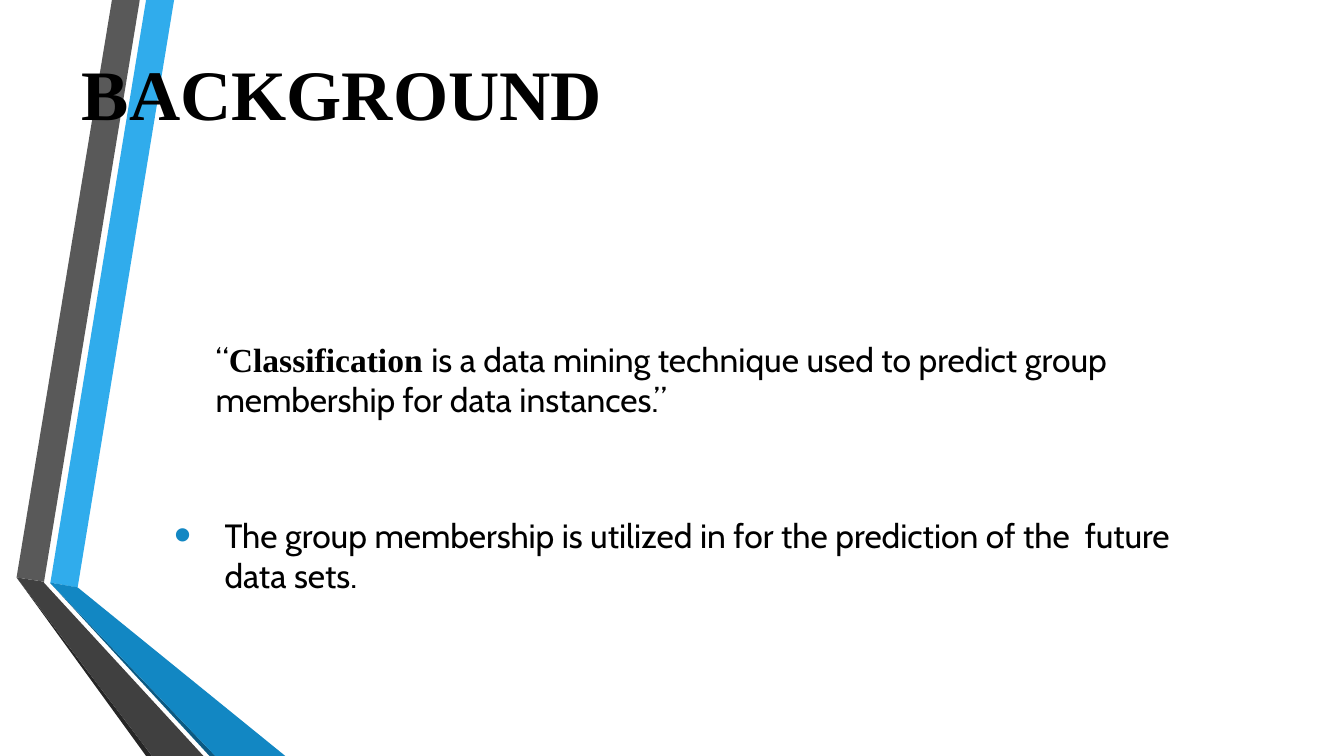
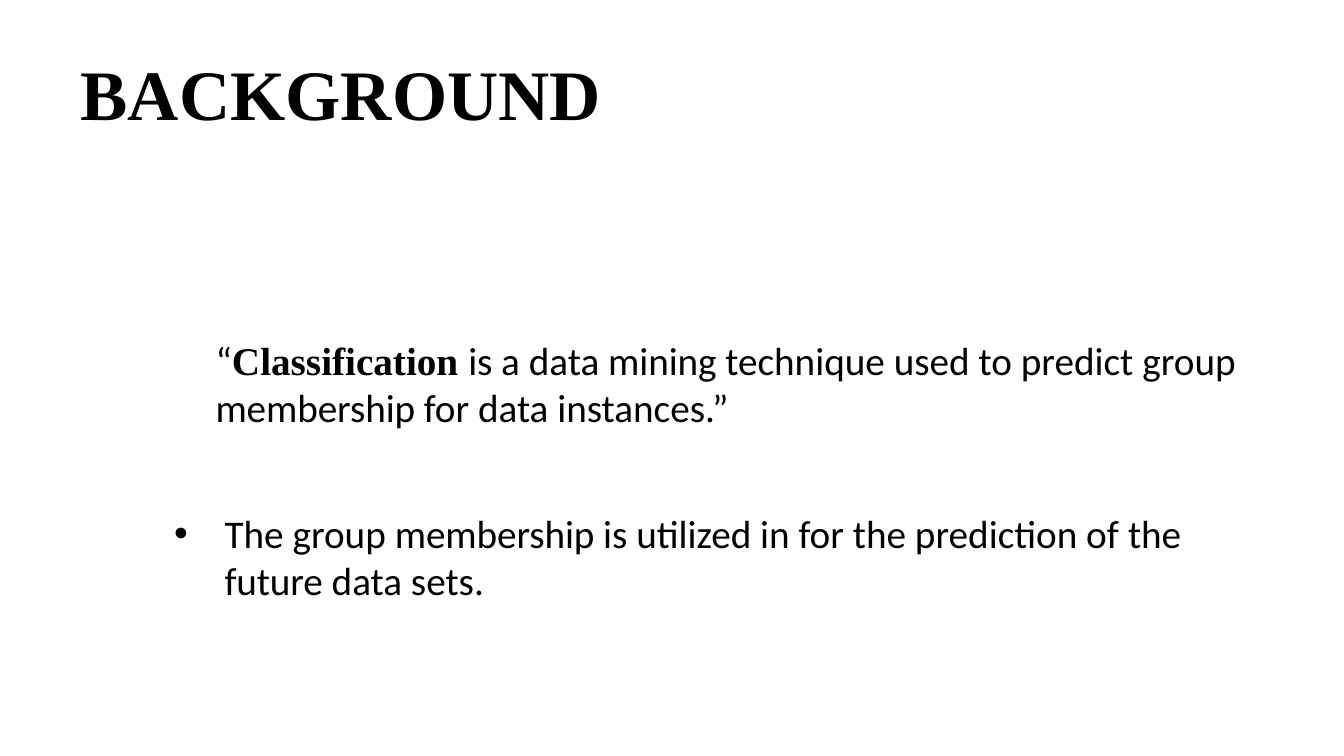
Before and after one commit to sanghmitras/knn_character_recognition, a slide deck: slide 3 of knn ppt.pptx. Drawn at 1344x756 pixels with LibreOffice and Linux fonts; fonts in the diff are those of the drawing; background and template pictures are left out. Boxes give left, top, right and bottom in pixels: in the first picture for what was removed or moved away, otherwise in the second. Text is boxed around its words. In the diff, an @@ line names an element or a change of style, - is before the commit and + after.

```diff
--- a/knn ppt.pptx
+++ b/knn ppt.pptx
@@ title "BACKGROUND" at (81, 73, 601, 121): alignment centre to left @@
@@ text "“Classification is a data mining ..." at (216, 347, 1235, 596): size 18 to 21 pt, font Cabin to Calibri; less space between paragraphs; vertical alignment middle to top @@
@@ group removed at (16, 0, 286, 756): 6 freeform shapes @@
```
Also in this commit, not shown: 20 other slides changed, 1 slide added, 1 slide removed.
